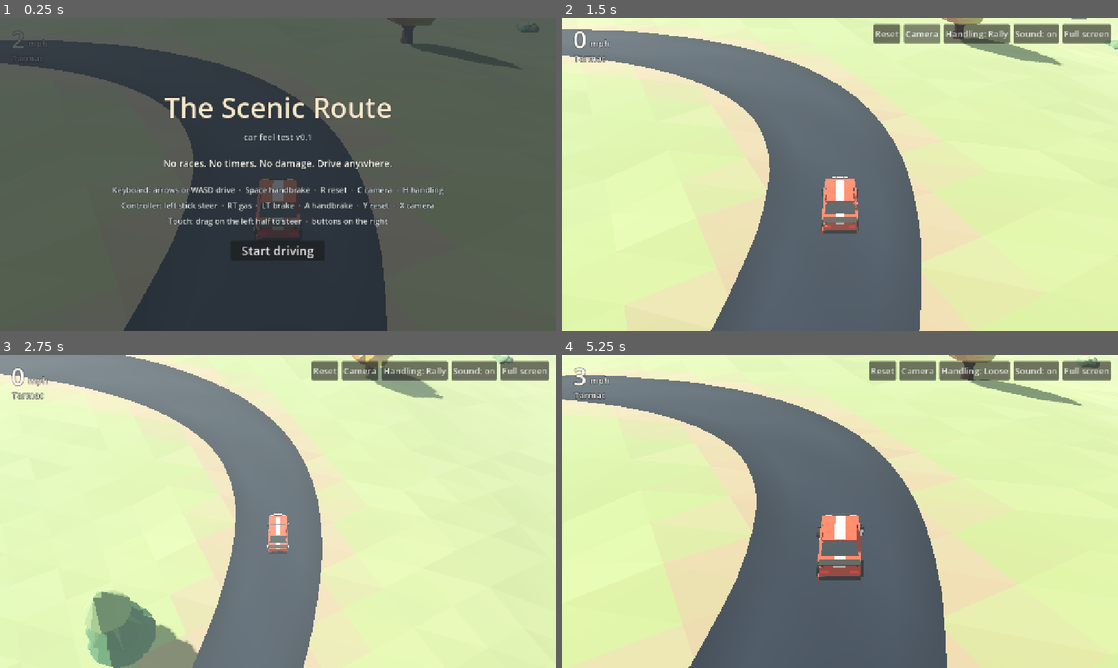
Above: before the commit, frames 1-4 (two rows, left to right).
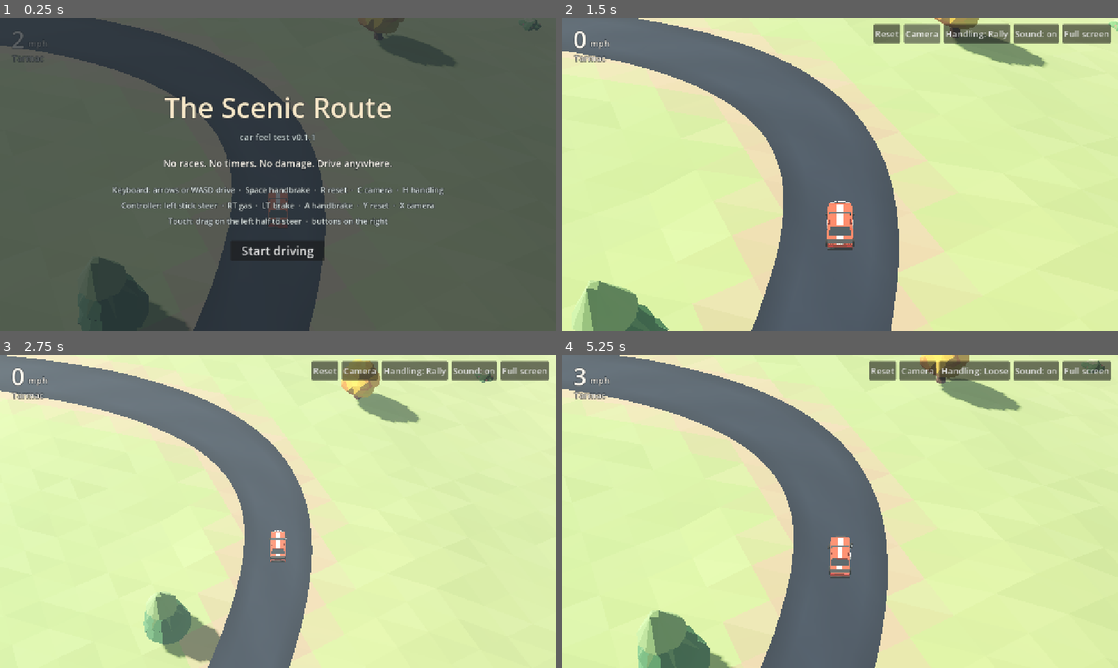
Above: after the commit, the same moments.

Repository: bclark10121-cloud/the-scenic-route
Game: Godot game, scene res://main.tscn
Same seed, same stepped clock (60 frames per second), same inputs: the game is played once before the commit and once after it.
Inputs (mouse positions are in pixels of both pictures, inside the frame that each line leads up to):
- Up to frame 1 (0.25 s): no input
- Up to frame 2 (1.5 s): click "Start driving" at 0.5 s; click "Camera" at 1.25 s
- Up to frame 3 (2.75 s): tap Enter (start) at 2 s; move the mouse to (400, 495) at 2.02 s; hold D (steer_right) from 2.03 s (still down); hold C (cam) from 2.03 s (still down); click (400, 495) at 2.17 s
- Up to frame 4 (5.25 s): release D (steer_right) at 2.75 s; release C (cam) at 2.75 s; drag from (728, 527) to (812, 574) at 2.77 s; click "Handling: Rally" at 3.5 s; click "Camera" at 4.25 s; move the mouse to (895, 442) at 5.02 s; hold D (steer_right) from 5.03 s (still down); hold W (gas) from 5.03 s (still down)

The runs differ from the first frame. In frame 1, 19% of the frame differs, in the area x 0-98%, y 0-100%; in frame 2, 11%; in frame 3, 14%; in frame 4, 20%, in the area x 0-100%, y 0-100%.

Commit message:
v0.1.1: camera higher and farther back, add backlog
Default camera now sits high and far like a diorama, with a narrower lens
and a slower swing behind the car. BACKLOG.md lists planned features.

Co-Authored-By: Claude Fable 5.2 <noreply@anthropic.com>
Claude-Session: https://claude.ai/code/session_0117TTYBK9WeMkHugLJnrb6q

Diff:
--- a/project.godot
+++ b/project.godot
@@ -3,7 +3,7 @@
 
 [application]
 config/name="The Scenic Route"
-config/version="0.1.0"
+config/version="0.1.1"
 run/main_scene="res://main.tscn"
 config/features=PackedStringArray("4.6", "GL Compatibility")
 config/icon="res://icon.png"
--- a/scripts/hud.gd
+++ b/scripts/hud.gd
@@ -64,7 +64,7 @@
 	box.alignment = BoxContainer.ALIGNMENT_CENTER
 	box.add_theme_constant_override("separation", 10)
 	box.add_child(_centered("The Scenic Route", 64, Color("f6e7c8")))
-	box.add_child(_centered("car feel test v0.1", 20, Color("c9d6d6")))
+	box.add_child(_centered("car feel test v0.1.1", 20, Color("c9d6d6")))
 	box.add_child(_centered(" ", 8, Color.WHITE))
 	box.add_child(_centered("No races. No timers. No damage. Drive anywhere.", 22, Color("fffaf0")))
 	box.add_child(_centered(" ", 8, Color.WHITE))
--- a/scripts/main.gd
+++ b/scripts/main.gd
@@ -11,7 +11,7 @@
 const CELL := 4.0
 const N := 180          # cells per side
 const HASH := 16.0
-const CAMS := [[21.0, 32.0], [30.0, 40.0], [44.0, 52.0]]   # distance, tilt down in degrees
+const CAMS := [[52.0, 47.0], [36.0, 40.0], [74.0, 55.0]]   # distance, tilt down in degrees. High and far first, like a diorama
 
 var H := PackedFloat32Array()   # heights, (N+1) x (N+1)
 var roads: Array = []
@@ -25,8 +25,8 @@
 var cam_mode := 0
 var cam_yaw := 0.0
 var cam_at := Vector3.ZERO
-var cam_dist := 21.0
-var cam_tilt := 32.0
+var cam_dist := 52.0
+var cam_tilt := 47.0
 var started := false
 var fast := false
 var bot := ""
@@ -73,7 +73,7 @@
 	car.surface_fn = surface_at
 	add_child(car)
 	cam = Camera3D.new()
-	cam.fov = 38.0
+	cam.fov = 30.0
 	cam.near = 0.6
 	cam.far = 800.0
 	add_child(cam)
@@ -526,7 +526,7 @@
 	sun.light_color = Color("fff0d2")
 	sun.light_energy = 0.66
 	sun.shadow_enabled = not fast
-	sun.directional_shadow_max_distance = 110.0
+	sun.directional_shadow_max_distance = 190.0
 	sun.shadow_bias = 0.06
 	add_child(sun)
 	if fast:
@@ -544,7 +544,7 @@
 	env.ambient_light_energy = 0.46
 	env.fog_enabled = true
 	env.fog_light_color = Color("d9e7e6")
-	env.fog_density = 0.0024
+	env.fog_density = 0.0011
 	var we := WorldEnvironment.new()
 	we.environment = env
 	add_child(we)
@@ -622,12 +622,12 @@
 		heading = lerp_angle(heading, atan2(v.x, v.z), 0.45)
 	var back := car.fwd_speed < -1.5
 	if not back:
-		cam_yaw = lerp_angle(cam_yaw, heading, 1.0 - exp(-dt * 2.4))
+		cam_yaw = lerp_angle(cam_yaw, heading, 1.0 - exp(-dt * 1.5))
 	cam_dist = lerpf(cam_dist, CAMS[cam_mode][0], 1.0 - exp(-dt * 4.0))
 	cam_tilt = lerpf(cam_tilt, CAMS[cam_mode][1], 1.0 - exp(-dt * 4.0))
 	var f := Vector3(sin(cam_yaw), 0, cos(cam_yaw))
-	var want := car.global_position + f * (2.5 + car.speed * 0.14)
-	cam_at = cam_at.lerp(want, 1.0 - exp(-dt * 9.0))
+	var want := car.global_position + f * (5.0 + car.speed * 0.3)
+	cam_at = cam_at.lerp(want, 1.0 - exp(-dt * 5.0))
 	var tilt := deg_to_rad(cam_tilt)
 	var pos := cam_at - f * cam_dist * cos(tilt) + Vector3.UP * cam_dist * sin(tilt)
 	pos.y = maxf(pos.y, height_at(pos.x, pos.z) + 2.5)
Not shown, added: BACKLOG.md
Not shown, changed: docs/index.pck
